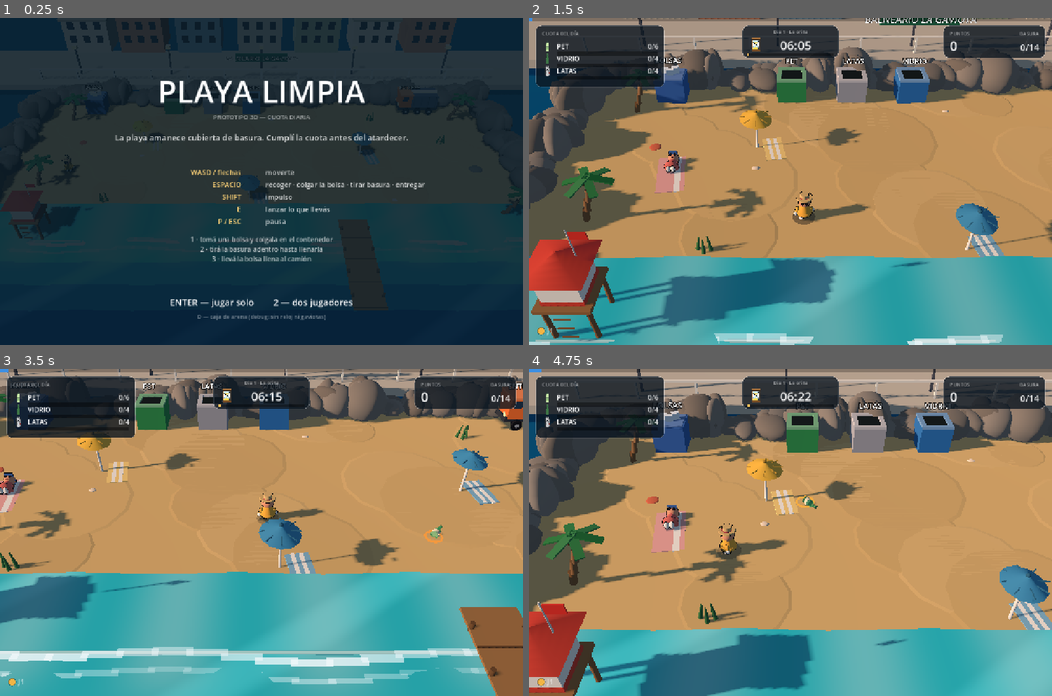
Above: before the commit, frames 1-4 (two rows, left to right).
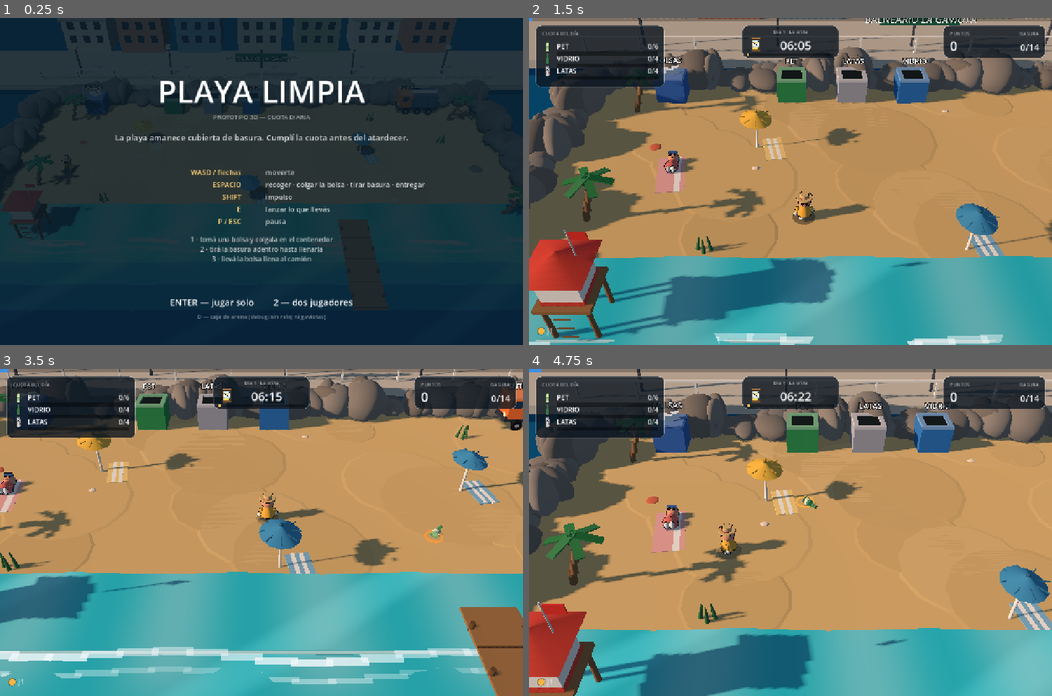
Above: after the commit, the same moments.

Repository: Catech124/playa-limpiar
Game: Godot game, scene res://scenes/Main.tscn
Same seed, same stepped clock (60 frames per second), same inputs: the game is played once before the commit and once after it.
Inputs:
- Up to frame 1 (0.25 s): no input
- Up to frame 2 (1.5 s): tap Enter at 0.5 s; hold D 0.53-1.28 s; tap Shift at 0.6 s; tap Space at 0.77, 1.07 s; hold S from 1.28 s (still down); tap E at 1.35 s
- Up to frame 3 (3.5 s): tap Space at 1.52, 1.82, 3.02, 3.32 s; release S at 2.03 s; hold D 2.03-2.78 s; tap Enter at 2.1 s; hold W from 2.78 s (still down); tap Ctrl at 2.85 s
- Up to frame 4 (4.75 s): release W at 3.53 s; hold A from 3.53 s (still down); tap Keypad Enter at 3.6 s; tap Space at 3.77, 4.07, 4.52 s; tap 2 at 4.35 s

The runs differ from the first frame. In frame 1, less than 0.1% of the frame differs, in the area x 12-13%, y 46-47%; in frame 2, less than 0.1%, in the area x 25-56%, y 43-63%; in frame 3, less than 0.1%; in frame 4, less than 0.1%.

Commit message:
Personaje: base en media luna sin sobresalir del trapecio

Diff:
--- a/scripts/char_model.gd
+++ b/scripts/char_model.gd
@@ -61,12 +61,12 @@
 
 	# panza: esfera completa, la base del cuerpo es CIRCULAR y abultada
 	var belly := SphereMesh.new()
-	belly.radius = 0.196
-	belly.height = 0.392
+	belly.radius = 0.185      # igual al radio de la base del trapecio
+	belly.height = 0.370
 	belly.radial_segments = 24
 	belly.rings = 14
-	var bm := _mesh(root, belly, shirt, Vector3(0, 0.172, 0))
-	bm.scale = Vector3(1.0, 0.42, 1.0)
+	var bm := _mesh(root, belly, shirt, Vector3(0, 0.160, 0))
+	bm.scale = Vector3(1.0, 0.55, 1.0)
 
 	# cuello
 	var neck := CylinderMesh.new()
@@ -82,7 +82,7 @@
 		var tag := "l" if side < 0.0 else "r"
 		var pivot := Node3D.new()
 		pivot.name = "leg_" + tag
-		pivot.position = Vector3(side * 0.064, 0.060, 0)
+		pivot.position = Vector3(side * 0.064, 0.052, 0)
 		root.add_child(pivot)
 
 		# sin caña: el pie es la única pieza y queda pegado a la base
@@ -95,7 +95,7 @@
 		foot.height = 0.124
 		foot.radial_segments = 16
 		foot.rings = 9
-		var fm := _mesh(pivot, foot, WHITE, Vector3(0, -0.020, 0.040))
+		var fm := _mesh(pivot, foot, WHITE, Vector3(0, -0.014, 0.040))
 		fm.scale = Vector3(1.0, 0.62, 1.55)
 		fm.rotation_degrees = Vector3(0, side * 4.0, 0)
 
Binary file changed: docs/preview-personaje.png
